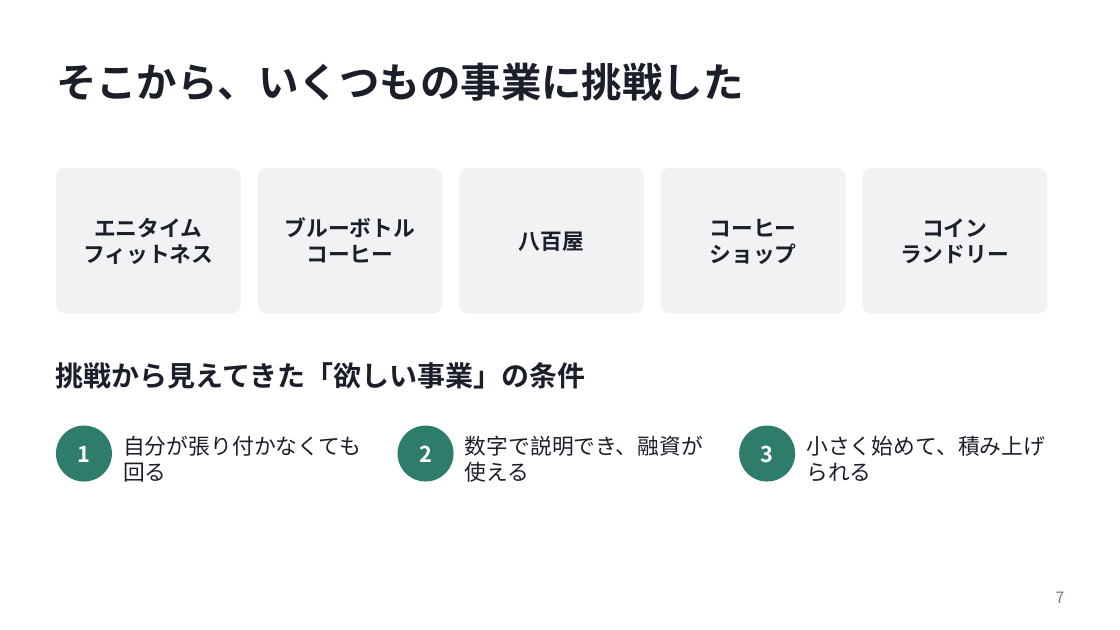
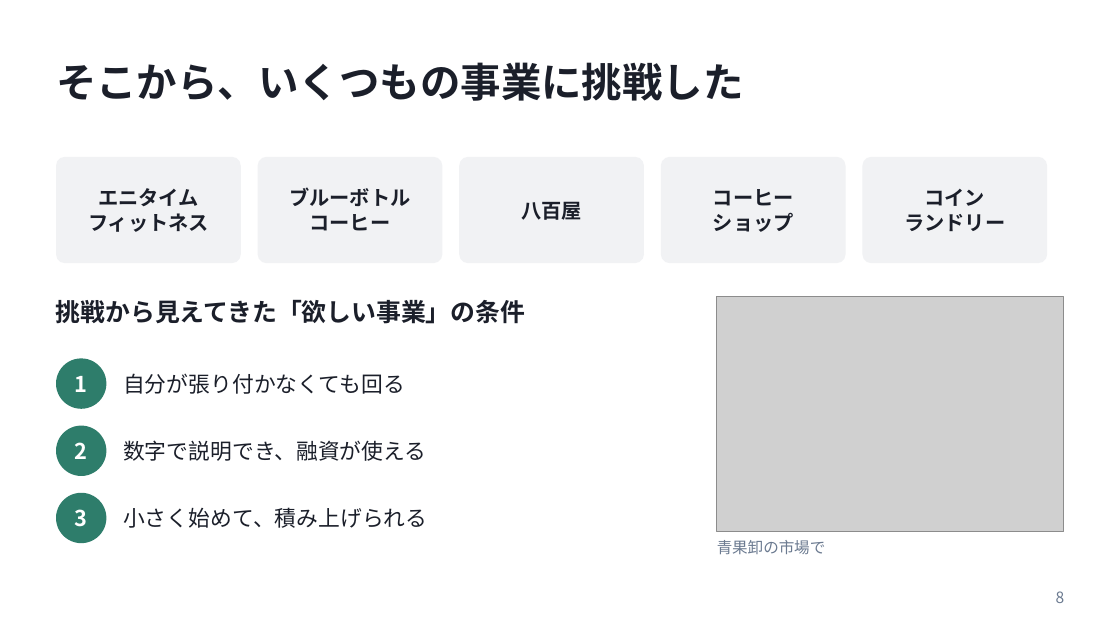
Before and after one commit to daisuke2009/avatars1, a slide deck: slide 8 of presentations/20261023_弱者の戦略_発表資料.pptx (slide 7 before the commit). Drawn at 1120x630 pixels with LibreOffice and Linux fonts; fonts in the diff are those of the drawing; grey boxes stand for pictures. Boxes give left, top, right and bottom in pixels: in the first picture for what was removed or moved away, otherwise in the second. Text is boxed around its words. In the diff, an @@ line names an element or a change of style, - is before the commit and + after.

```diff
--- a/presentations/20261023_弱者の戦略_発表資料.pptx
+++ b/presentations/20261023_弱者の戦略_発表資料.pptx
@@ text "エニタイム": place and size @@
-text "エニタイム" at (83, 218, 213, 264)
+text "エニタイム" at (88, 188, 209, 232)
@@ rounded rectangle: place and size @@
-rounded rectangle at (56, 168, 241, 314)
+rounded rectangle at (56, 157, 241, 263)
@@ text "ブルーボトル": place and size @@
-text "ブルーボトル" at (284, 217, 415, 263)
+text "ブルーボトル" at (290, 187, 411, 231)
@@ rounded rectangle: place and size @@
-rounded rectangle at (258, 168, 442, 314)
+rounded rectangle at (258, 157, 442, 263)
@@ text "八百屋": place and size @@
-text "八百屋" at (519, 231, 584, 251)
+text "八百屋" at (521, 201, 582, 220)
@@ rounded rectangle: place and size @@
-rounded rectangle at (459, 168, 644, 314)
+rounded rectangle at (459, 157, 644, 263)
@@ text "コーヒー": place and size @@
-text "コーヒー" at (710, 219, 797, 264)
+text "コーヒー" at (713, 189, 794, 232)
@@ rounded rectangle: place and size @@
-rounded rectangle at (661, 168, 846, 314)
+rounded rectangle at (661, 157, 846, 263)
@@ size 14 to 13 pt in 5 elements at (88, 188, 209, 232), (290, 187, 411, 231), (521, 201, 582, 220), (713, 189, 794, 232), (904, 189, 1005, 231) @@
@@ text "コイン": place and size @@
-text "コイン" at (900, 218, 1009, 264)
+text "コイン" at (904, 189, 1005, 231)
@@ proportions changed in 5 elements at (56, 157, 241, 263), (258, 157, 442, 263), (459, 157, 644, 263), (661, 157, 846, 263), (862, 157, 1047, 263) @@
@@ rounded rectangle: place and size @@
-rounded rectangle at (862, 168, 1047, 314)
+rounded rectangle at (862, 157, 1047, 263)
@@ text "挑戦から見えてきた「欲しい事業」の条件": place and size @@
-text "挑戦から見えてきた「欲しい事業」の条件" at (56, 362, 586, 389)
+text "挑戦から見えてきた「欲しい事業」の条件" at (56, 299, 525, 324)
@@ text "挑戦から見えてきた「欲しい事業」の条件" at (56, 299, 525, 324): size 18 to 16 pt @@
@@ picture added at (717, 297, 1064, 532) @@
@@ text "1": place and size @@
-text "1" at (78, 446, 91, 462)
+text "1" at (75, 376, 88, 392)
@@ ellipse: place and size @@
-ellipse at (56, 426, 112, 482)
+ellipse at (56, 358, 106, 409)
@@ text "自分が張り付かなくても回る" rewrapped from (123, 435, 361, 482) to (123, 373, 405, 394) @@
@@ text "2": place and size @@
-text "2" at (419, 445, 432, 462)
+text "2" at (75, 442, 88, 459)
@@ ellipse: place and size @@
-ellipse at (398, 426, 454, 482)
+ellipse at (56, 426, 106, 476)
@@ text "数字で説明でき、融資が使える" rewrapped from (465, 435, 703, 482) to (123, 440, 426, 461) @@
@@ text "3": place and size @@
-text "3" at (761, 445, 774, 463)
+text "3" at (75, 509, 88, 527)
@@ ellipse: place and size @@
-ellipse at (739, 426, 795, 482)
+ellipse at (56, 493, 106, 543)
@@ text "小さく始めて、積み上げられる" rewrapped from (806, 435, 1045, 481) to (123, 507, 427, 528) @@
@@ text added at (717, 540, 826, 555), 10 pt, text #6B7A90 @@
+青果卸の市場で
@@ page number at (1056, 591, 1065, 603): text changed @@
-7
+8
```
Also in this commit, not shown: 6 other slides changed, 5 slides added.
